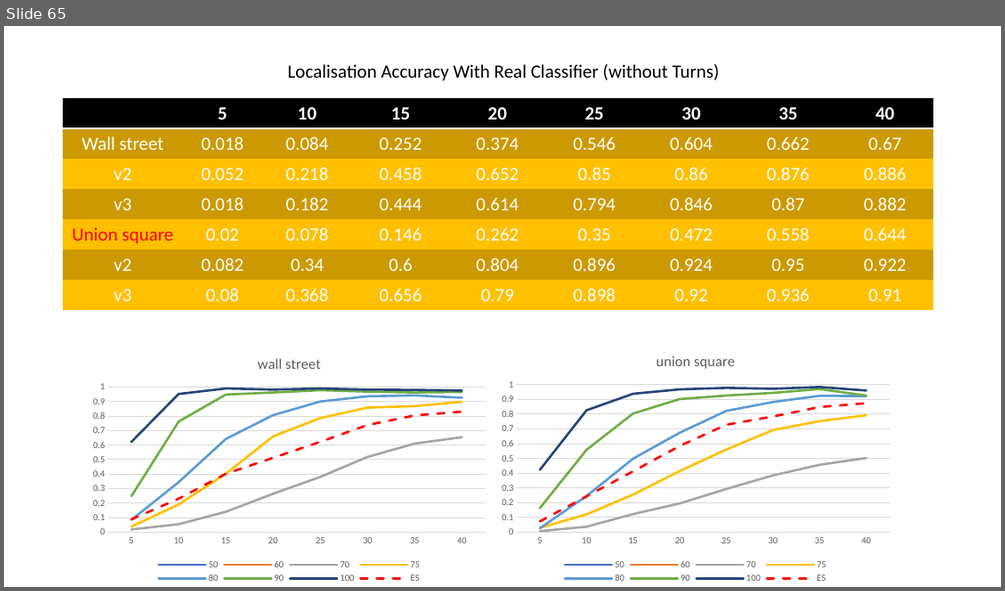
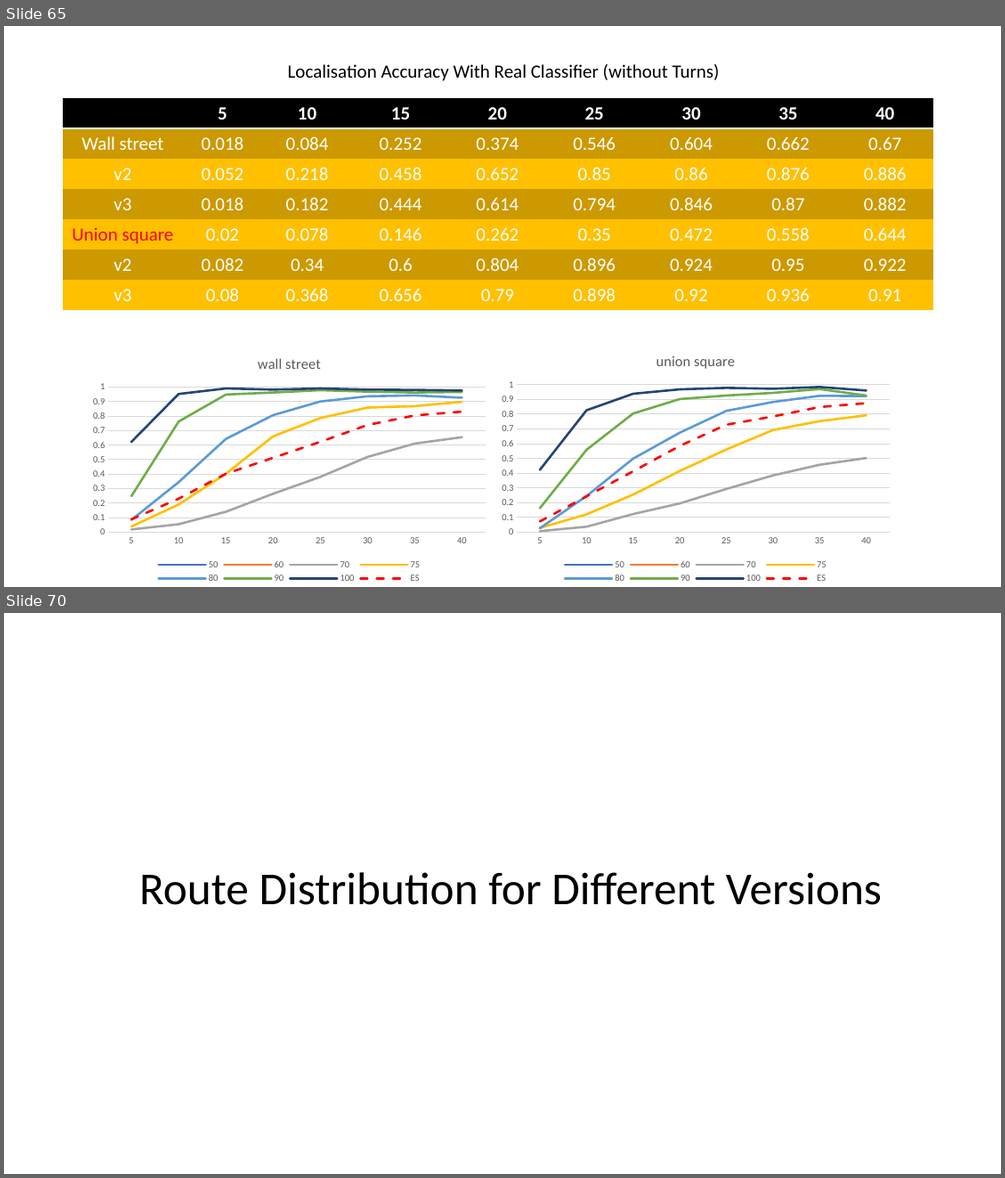
Before and after one commit to ZhouMengjie/bsd-cnn-network, a slide deck: BSD_Figures.pptx. Shown one above the other, each under a label of ours: slide 65 before the commit, slides 65 and 70 after it; the slides between them are not shown. The pictures are 1005x591 and 1005x1178 pixels, drawn with LibreOffice and Linux fonts; fonts in the diff are those of the drawing. Boxes give left, top, right and bottom in pixels: in the first picture for what was removed or moved away, otherwise in the second. Text is boxed around its words. In the diff, an @@ line names an element or a change of style, - is before the commit and + after.

```diff
--- a/BSD_Figures.pptx
+++ b/BSD_Figures.pptx
@@ slide 70 added at bbox=[4, 613, 1001, 1174], background #FFFFFF @@
@@ title added at bbox=[139, 872, 882, 905], 44 pt, text #000000 @@
+Route Distribution for Different Versions
```
Also in this commit, not shown: 4 slides changed, 7 other slides added, 1 other file.
